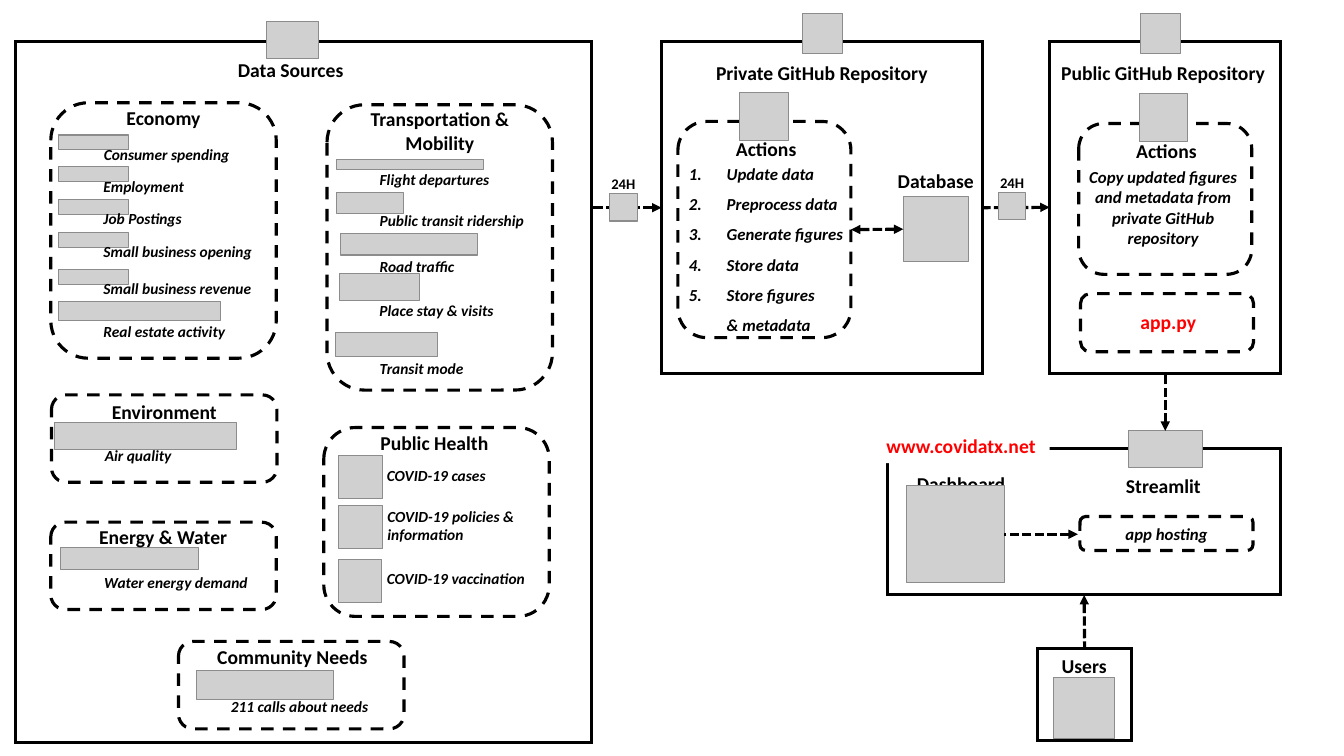
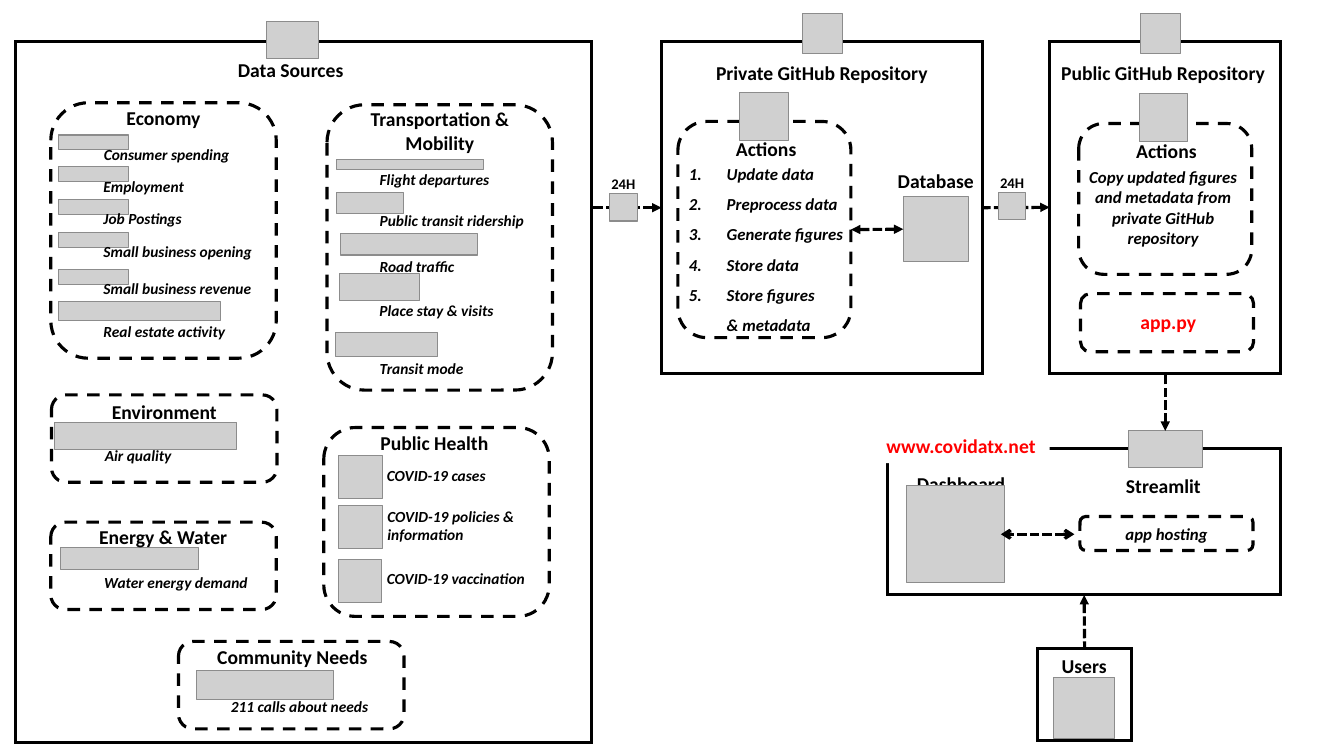
Before and after one commit to intelligent-environments-lab/dashboard, a slide deck: slide 1 of assets/dashboard_architecture.pptx. Drawn at 1344x756 pixels with LibreOffice and Linux fonts; fonts in the diff are those of the drawing; grey boxes stand for pictures. Boxes give left, top, right and bottom in pixels: in the first picture for what was removed or moved away, otherwise in the second. Text is boxed around its words. In the diff, an @@ line names an element or a change of style, - is before the commit and + after.

Commit message:
edited an arrow

```diff
--- a/assets/dashboard_architecture.pptx
+++ b/assets/dashboard_architecture.pptx
@@ arrow moved from (1078, 534) - (1004, 534) to (1075, 534) - (1001, 534) @@
@@ arrow (1075, 534) - (1001, 534): arrow to double arrow @@
```
